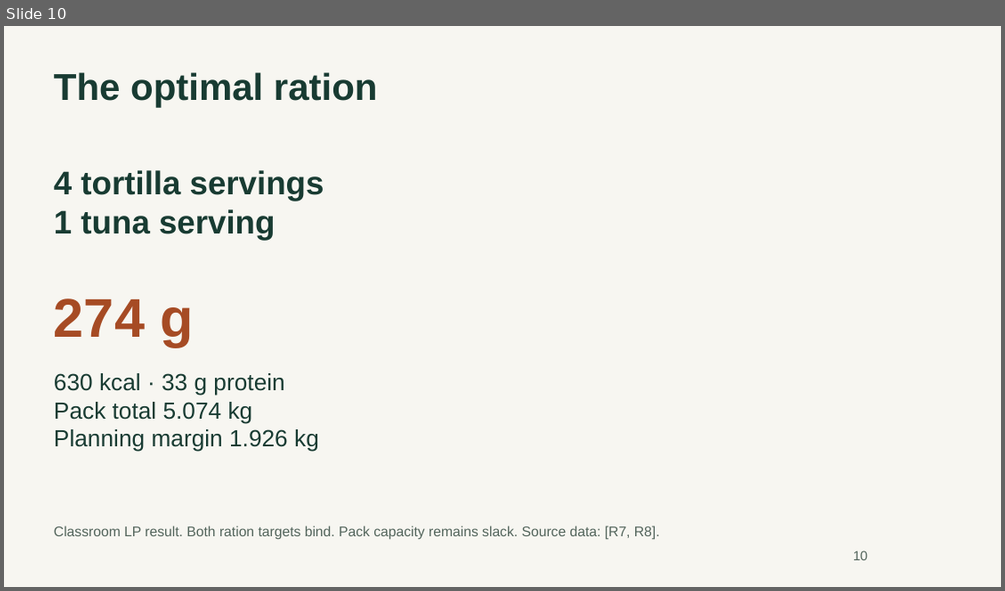
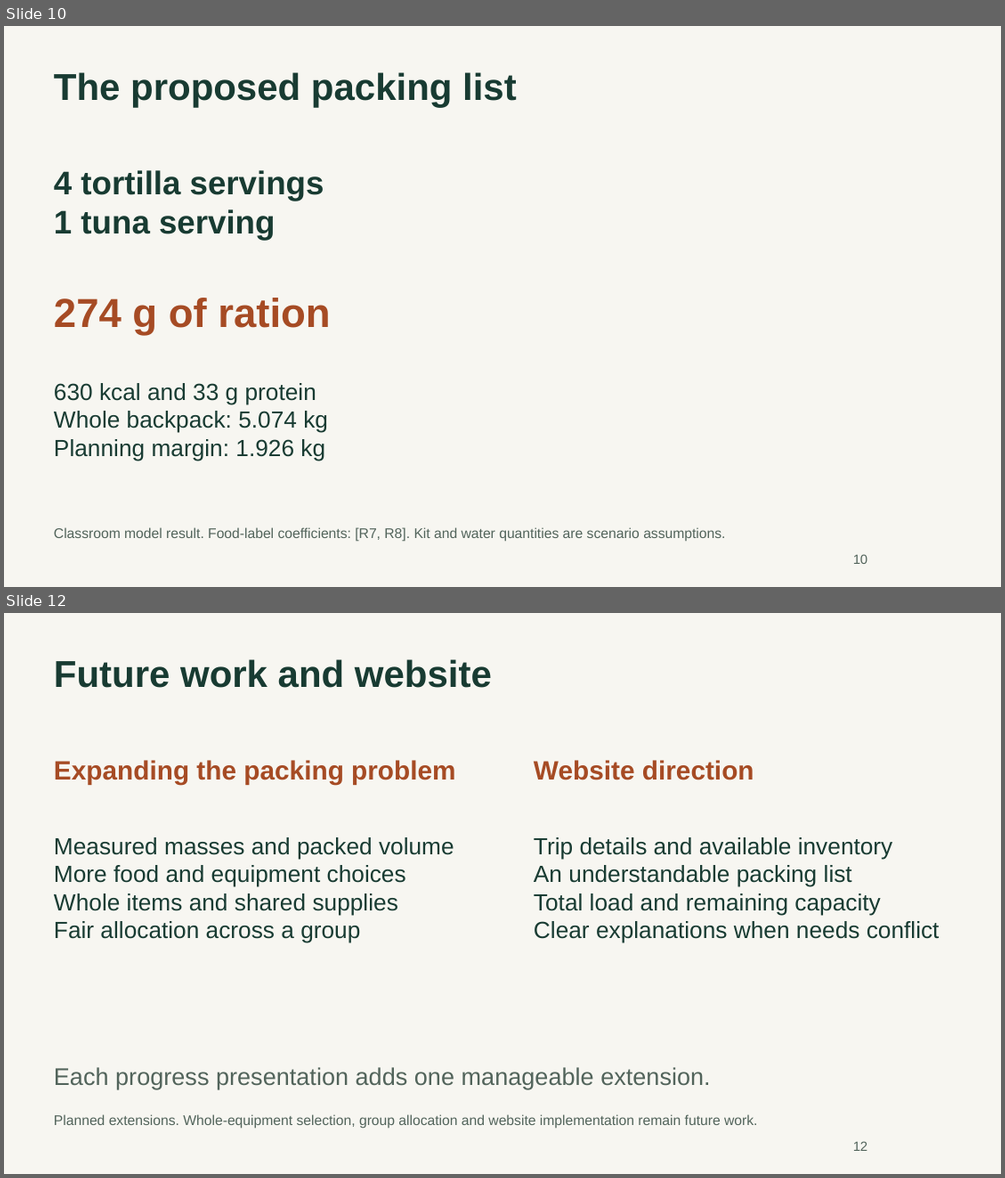
Before and after one commit to mavroul1s/TrailBalance, a slide deck: presentations/milestone-01/TrailBalance-Milestone-01.pptx. Shown one above the other, each under a label of ours: slide 10 before the commit, slides 10 and 12 after it; the slides between them are not shown. The pictures are 1005x591 and 1005x1178 pixels, drawn with LibreOffice and Linux fonts; fonts in the diff are those of the drawing. Boxes give left, top, right and bottom in pixels: in the first picture for what was removed or moved away, otherwise in the second. Text is boxed around its words. In the diff, an @@ line names an element or a change of style, - is before the commit and + after.

Commit message:
Focus Trail Balance presentation on the hiking problem and clarify notation

```diff
--- a/presentations/milestone-01/TrailBalance-Milestone-01.pptx
+++ b/presentations/milestone-01/TrailBalance-Milestone-01.pptx
@@ slide 12 added at (x1=4, y1=613, x2=1001, y2=1174), background #F7F6F1 @@
@@ text added at (x1=54, y1=659, x2=492, y2=688), 36 pt, text #183B32, bold @@
+Future work and website
@@ text added at (x1=54, y1=760, x2=455, y2=784), 25.5 pt, text #A64B24, bold @@
+Expanding the packing problem
@@ text added at (x1=534, y1=760, x2=754, y2=780), 25.5 pt, text #A64B24, bold @@
+Website direction
@@ text added at (x1=54, y1=837, x2=454, y2=943), 22.5 pt, text #183B32 @@
+Measured masses and packed volume
+More food and equipment choices
+Whole items and shared supplies
+Fair allocation across a group
@@ text added at (x1=534, y1=837, x2=939, y2=943), 22.5 pt, text #183B32 @@
+Trip details and available inventory
+An understandable packing list
+Total load and remaining capacity
+Clear explanations when needs conflict
@@ text added at (x1=54, y1=1067, x2=710, y2=1089), 23.2 pt, text #52645B @@
+Each progress presentation adds one manageable extension.
@@ text added at (x1=54, y1=1114, x2=757, y2=1128), 13.5 pt, text #52645B @@
+Planned extensions. Whole-equipment selection, group allocation and website implementation remain future work.
@@ text added at (x1=853, y1=1141, x2=868, y2=1151), 12.8 pt, text #52645B @@
+12
@@ slide 10 changed as well @@
@@ text at (x1=54, y1=72, x2=517, y2=108): text changed @@
-The optimal ration
+The proposed packing list
@@ text at (x1=54, y1=297, x2=330, y2=335): text changed; size 52.5 to 39 pt @@
-274 g
+274 g of ration
@@ text at (x1=54, y1=383, x2=328, y2=460): text changed @@
-630 kcal · 33 g protein
-Pack total 5.074 kg
-Planning margin 1.926 kg
+630 kcal and 33 g protein
+Whole backpack: 5.074 kg
+Planning margin: 1.926 kg
@@ text at (x1=54, y1=527, x2=725, y2=541): text changed @@
-Classroom LP result. Both ration targets bind. Pack capacity remains slack. Source data: [R7, R8].
+Classroom model result. Food-label coefficients: [R7, R8]. Kit and water quantities are scenario assumptions.
@@ text "10" moved from (x1=853, y1=550, x2=868, y2=560) to (x1=853, y1=554, x2=868, y2=564) @@
```
Also in this commit, not shown: 9 other slides changed, 9 other slides added, 8 slides removed, 8 other files.
